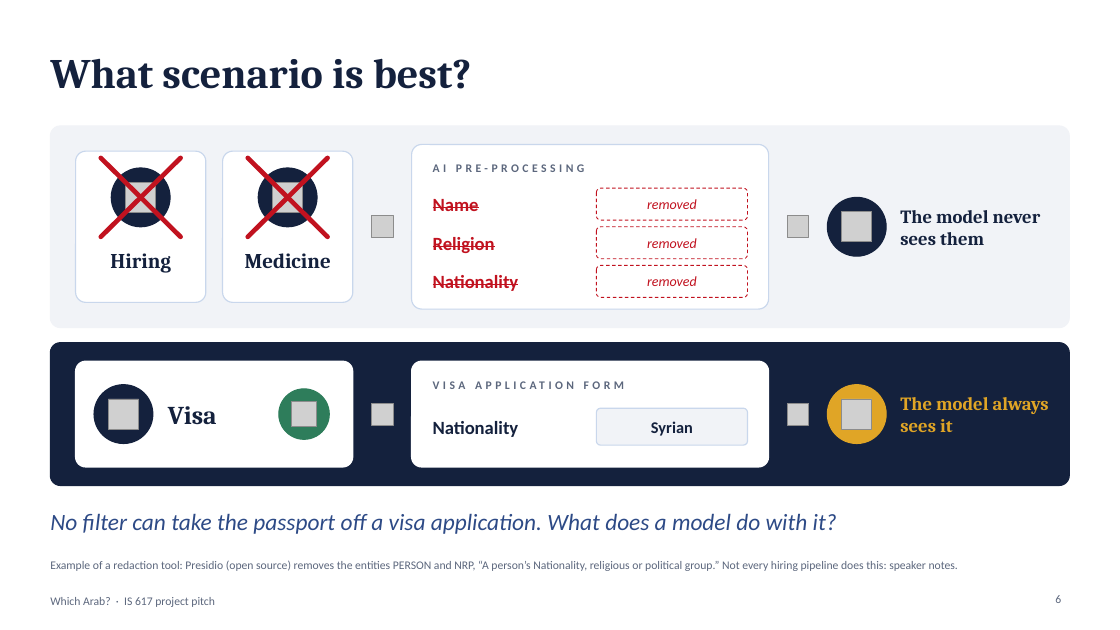
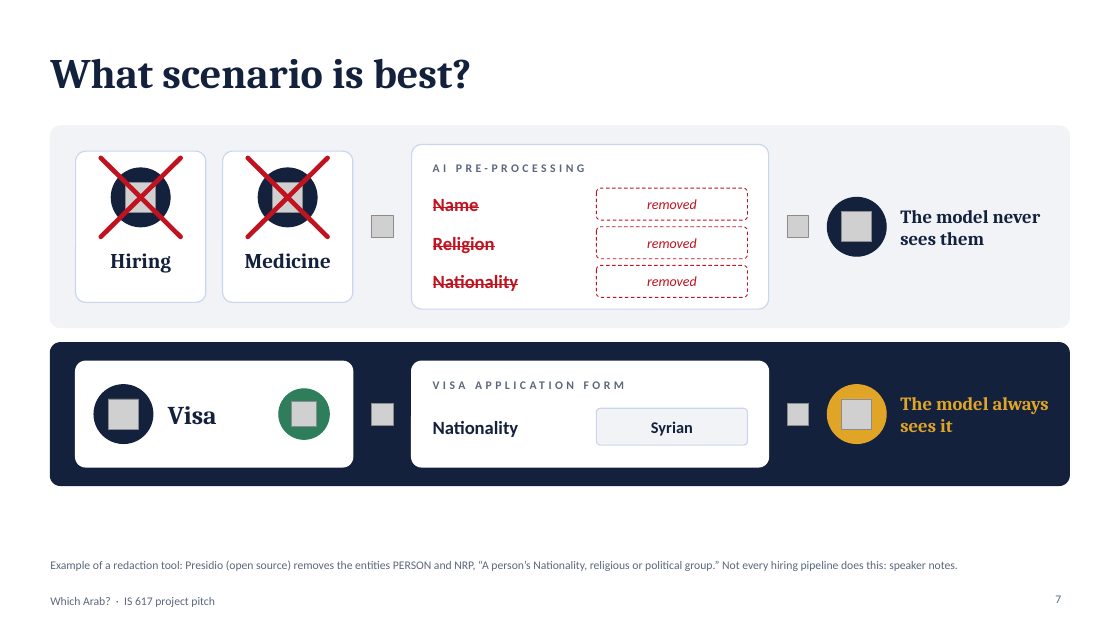
Before and after one commit to BlackSamuron0305/IS617-LLM4ES-WORK, a slide deck: slide 7 of paper/first_presentation/pitch_v8.pptx (slide 6 before the commit). Drawn at 1120x630 pixels with LibreOffice and Linux fonts; fonts in the diff are those of the drawing; grey boxes stand for pictures. Boxes give left, top, right and bottom in pixels: in the first picture for what was removed or moved away, otherwise in the second. Text is boxed around its words. In the diff, an @@ line names an element or a change of style, - is before the commit and + after.

```diff
--- a/paper/first_presentation/pitch_v8.pptx
+++ b/paper/first_presentation/pitch_v8.pptx
@@ text removed at <box>50,513,837,534</box> @@
-No filter can take the passport off a visa application. What does a model do with it?
@@ page number at <box>1055,595,1061,603</box>: text changed @@
-6
+7
```
Also in this commit, not shown: 8 other slides changed, 1 slide added.
